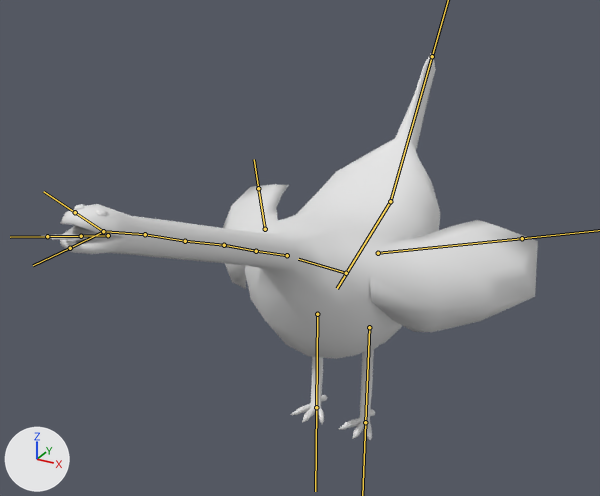
An edit to the FBX model Awful Summer Jam 19/Assets/Models/Enemies/Snecken.fbx, drawn before and after from the same camera.
One viewpoint serves both versions: a camera (50 mm lens) standing at (1.16, -2.44, 1.89) and looking at (-0.05, -0.23, 0.79). The axes (+X, +Y, +Z) are drawn at lower left. The lights are the same throughout. The bones that bend it are drawn over the model as lines.
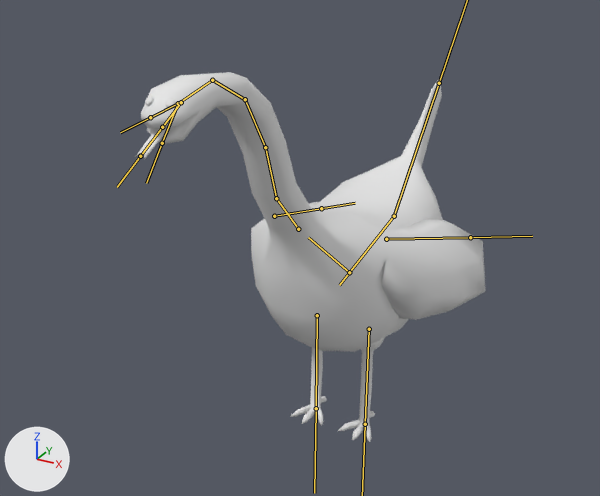
Commit message: Idle animation for snecken

The newer file adds an action. The first version stands in its rest pose; the second is drawn at frame 1 of the action 'Armature|Idle'.

What the commit changed:
Bone 'Bone' (bone_bone) moves from (0.0, 0.0, 0.0) to (0.0, -0.04, 0.22).
Bone 'Bone' (bone_bone) turns from (0, 0, 0) to (-10, 0, 0) degrees about its own x, y and z.
Bone 'Bone.002' (bone_bone_002) turns from (0, 0, 0) to (-12, 0, 0) degrees about its own x, y and z.
Bone 'Bone.003' (bone_bone_003) turns from (0, 0, 0) to (-23, 0, 0) degrees about its own x, y and z.
Bone 'Bone.004' (bone_bone_004) turns from (0, 0, 0) to (11, 0, 0) degrees about its own x, y and z.
Bone 'Bone.005' (bone_bone_005) turns from (0, 0, 0) to (31, 0, 0) degrees about its own x, y and z.
Bone 'Bone.006' (bone_bone_006) turns from (0, 0, 0) to (36, 0, 0) degrees about its own x, y and z.
Bone 'Bone.007' (bone_bone_007) turns from (0, 0, 0) to (14, 0, 0) degrees about its own x, y and z.
Bone 'Bone.008' (bone_bone_008) turns from (0, 0, 0) to (16, 0, 0) degrees about its own x, y and z.
Bone 'Bone.009' (bone_bone_009) moves from (0.0, 0.0, 0.0) to (0.0, 0.01, -0.02).
Bone 'Bone.009' (bone_bone_009) turns from (0, 0, 0) to (15, 0, 0) degrees about its own x, y and z.
Bone 'Wing.L' (bone_wing_l) turns from (0, 0, 0) to (-10, 10, 19) degrees about its own x, y and z.
Bone 'Wing.R' (bone_wing_r) turns from (0, 0, 0) to (-10, -10, -19) degrees about its own x, y and z.
Bone 'Bone.013' (bone_bone_013) turns from (0, 0, 0) to (-10, 0, 0) degrees about its own x, y and z.
Bone 'Bone.015' (bone_bone_015) turns from (0, 0, 0) to (-10, 0, 0) degrees about its own x, y and z.
Bone 'Bone.012' (bone_bone_012) moves from (0.0, 0.0, 0.0) to (0.0, -0.09, -0.21).
Bone 'Bone.012' (bone_bone_012) turns from (0, 0, 0) to (-7, 0, 0) degrees about its own x, y and z.

What differs and where, as boxes [x1, y1, x2, y2] in the pictures (600 x 496 px):
'Cube', posed (28% narrower, 8% shorter)
    before: [60, 54, 538, 359]
    after: [141, 72, 486, 352]
'Cube.001', posed
    before: [291, 345, 379, 440]
    after: [290, 337, 385, 442]
'Cube.002', posed
    before: [41, 234, 100, 240]
    after: [135, 128, 168, 159]
'Cylinder', posed (8% taller)
    before: [74, 204, 107, 216]
    after: [145, 96, 176, 109]
bone 'Bone', root to tip
    before: (390, 201) to (337, 288)
    after: (394, 216) to (339, 285)
bone 'Bone.002', root to tip
    before: (287, 255) to (256, 251)
    after: (298, 229) to (276, 198)
bone 'Bone.003', root to tip
    before: (256, 251) to (224, 245)
    after: (276, 198) to (265, 147)
bone 'Bone.004', root to tip
    before: (224, 245) to (185, 241)
    after: (265, 147) to (245, 99)
bone 'Bone.005', root to tip
    before: (185, 241) to (145, 234)
    after: (245, 99) to (212, 80)
bone 'Bone.006', root to tip
    before: (145, 234) to (105, 231)
    after: (212, 80) to (179, 102)
bone 'Bone.007', root to tip
    before: (103, 231) to (75, 212)
    after: (178, 103) to (150, 117)
bone 'Bone.008', root to tip
    before: (103, 231) to (70, 248)
    after: (178, 103) to (162, 143)
bone 'Bone.009', root to tip
    before: (108, 235) to (81, 236)
    after: (181, 102) to (162, 127)
bone 'Wing.L', root to tip
    before: (378, 253) to (522, 238)
    after: (386, 239) to (470, 237)
bone 'Wing.R', root to tip
    before: (265, 229) to (258, 188)
    after: (274, 216) to (321, 208)
bone 'Bone.013', root to tip
    before: (369, 327) to (365, 422)
    after: (369, 329) to (365, 424)
bone 'Bone.015', root to tip
    before: (317, 314) to (316, 407)
    after: (317, 315) to (316, 408)
bone 'Bone.012', root to tip
    before: (390, 201) to (432, 56)
    after: (394, 216) to (439, 83)
